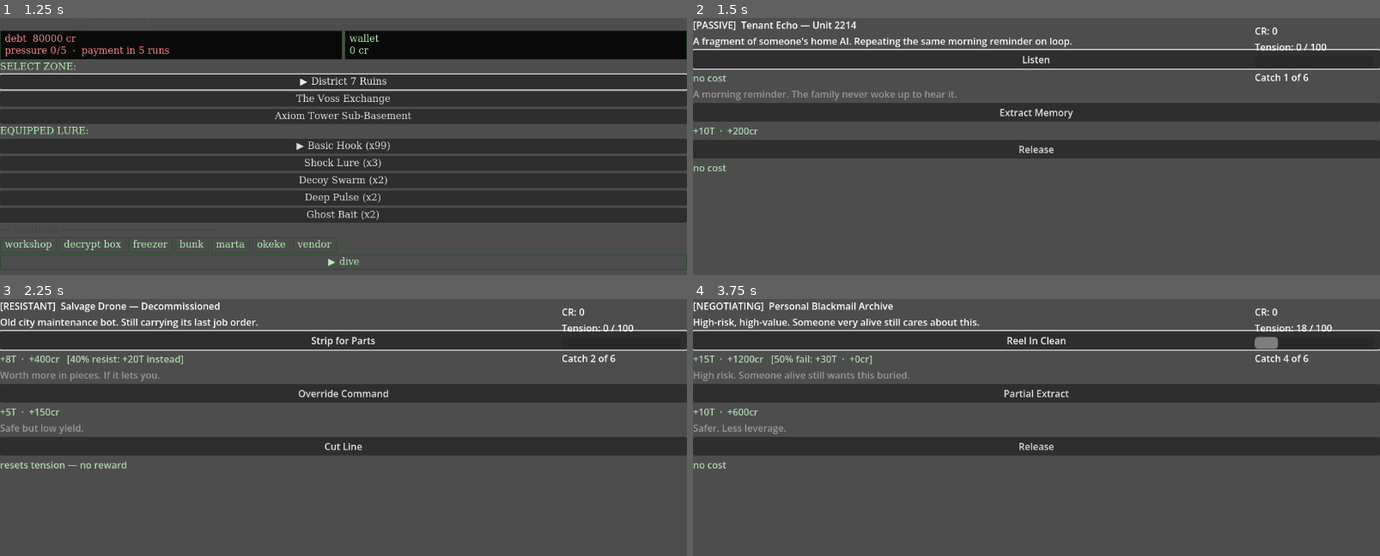
Above: before the commit, frames 1-4 (two rows, left to right).
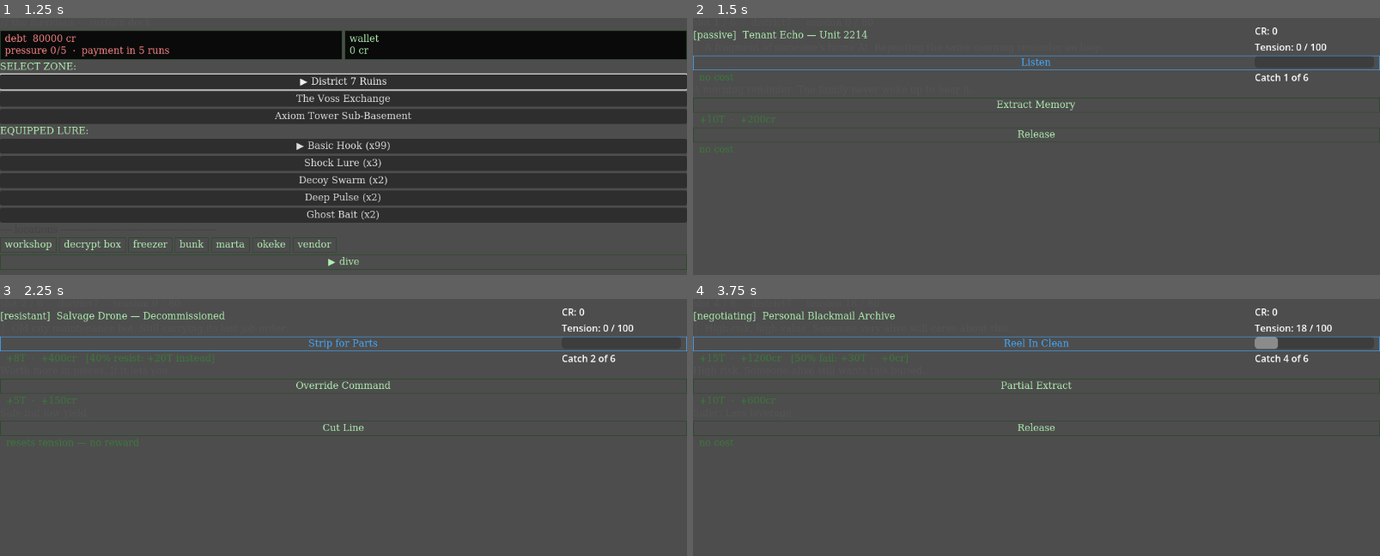
Above: after the commit, the same moments.

Repository: Teeohbee/deadcast
Game: Godot game, scene res://scenes/title_screen/TitleScreen.tscn
Same seed, same stepped clock (60 frames per second), same inputs: the game is played once before the commit and once after it.
Inputs:
- Up to frame 1 (1.25 s): click "NEW GAME" at 0.5 s
- Up to frame 2 (1.5 s): click "▶ dive" at 1.25 s
- Up to frame 3 (2.25 s): click "Listen" at 2 s
- Up to frame 4 (3.75 s): click "Strip for Parts" at 2.75 s; click "Extract Memory" at 3.5 s

Frame 1 is identical in both runs. In frame 2, 24% of the frame differs, in the area x 0-100%, y 1-60%; in frame 3, 25%, in the area x 0-100%, y 1-66%; in frame 4, 25%.

Commit message:
feat: CatchEvent terminal polish — HUD strip, lowercase tags, UIStyle option buttons

Diff:
--- a/scenes/dive_run/CatchEvent.gd
+++ b/scenes/dive_run/CatchEvent.gd
@@ -4,6 +4,7 @@
 
 signal option_selected(index: int)
 
+@onready var hud_label: Label = $VBoxContainer/HUDLabel
 @onready var name_label: Label = $VBoxContainer/NameLabel
 @onready var flavor_label: Label = $VBoxContainer/FlavorLabel
 @onready var options_container: VBoxContainer = $VBoxContainer/OptionsContainer
@@ -15,14 +16,24 @@
 var _pending_narrative_index: int = -1
 
 func _ready() -> void:
+	self.theme = UIStyle.get_theme()
 	continue_button.focus_mode = Control.FOCUS_ALL
+	UIStyle.apply_button(continue_button)
 	continue_button.pressed.connect(_on_continue_pressed)
 
-func populate(catch_data: CatchData) -> void:
+func populate(catch_data: CatchData, slot: int = 0, total_slots: int = 0, tension: int = 0, max_tension: int = 0) -> void:
 	_catch_data = catch_data
+	hud_label.text = "slot %d / %d  ·  %s  ·  tension %d / %d" % [
+		slot, total_slots, GameState.selected_zone, tension, max_tension]
+	UIStyle.apply_label(hud_label, UIStyle.COL_DIM)
+
 	var behavior_tag = _behavior_tag(catch_data.behavior)
 	name_label.text = "%s  %s" % [behavior_tag, catch_data.catch_name]
-	flavor_label.text = catch_data.flavor_text
+	UIStyle.apply_label(name_label, UIStyle.COL_TEXT)
+
+	flavor_label.text = "│  " + catch_data.flavor_text
+	UIStyle.apply_label(flavor_label, UIStyle.COL_DIM)
+
 	for child in options_container.get_children():
 		child.queue_free()
 	for i in catch_data.options.size():
@@ -30,17 +41,18 @@
 		var btn = Button.new()
 		btn.text = option.label
 		btn.focus_mode = Control.FOCUS_ALL
+		UIStyle.apply_button(btn)
 		var idx = i
 		btn.pressed.connect(func() -> void: _on_button_pressed(idx))
 		options_container.add_child(btn)
 		var cost_label = Label.new()
 		cost_label.text = _format_cost(option, catch_data.behavior)
-		cost_label.add_theme_color_override("font_color", Color(0.7, 0.85, 0.7))
+		UIStyle.apply_label(cost_label, UIStyle.COL_COST)
 		options_container.add_child(cost_label)
 		if option.flavor_text != "":
 			var flavor = Label.new()
 			flavor.text = option.flavor_text
-			flavor.add_theme_color_override("font_color", Color(0.6, 0.6, 0.6))
+			UIStyle.apply_label(flavor, UIStyle.COL_DIM)
 			options_container.add_child(flavor)
 	if options_container.get_child_count() > 0:
 		options_container.get_child(0).grab_focus()
@@ -69,15 +81,15 @@
 
 func _behavior_tag(behavior: CatchData.BehaviorType) -> String:
 	match behavior:
-		CatchData.BehaviorType.PASSIVE:     return "[PASSIVE]"
-		CatchData.BehaviorType.RESISTANT:   return "[RESISTANT]"
-		CatchData.BehaviorType.NEGOTIATING: return "[NEGOTIATING]"
-		CatchData.BehaviorType.AGGRESSIVE:  return "[AGGRESSIVE]"
+		CatchData.BehaviorType.PASSIVE:     return "[passive]"
+		CatchData.BehaviorType.RESISTANT:   return "[resistant]"
+		CatchData.BehaviorType.NEGOTIATING: return "[negotiating]"
+		CatchData.BehaviorType.AGGRESSIVE:  return "[aggressive]"
 	return ""
 
 func _format_cost(option: CatchOption, behavior: CatchData.BehaviorType) -> String:
 	if option.cuts_line:
-		return "resets tension — no reward"
+		return "  resets tension — no reward"
 
 	var parts: Array[String] = []
 	if option.tension_delta > 0:
@@ -85,7 +97,7 @@
 	if option.credit_value > 0:
 		parts.append("+%dcr" % option.credit_value)
 
-	var base = "  ·  ".join(parts) if parts.size() > 0 else "no cost"
+	var base = "  " + ("  ·  ".join(parts) if parts.size() > 0 else "no cost")
 
 	match behavior:
 		CatchData.BehaviorType.RESISTANT:
--- a/scenes/dive_run/CatchEvent.tscn
+++ b/scenes/dive_run/CatchEvent.tscn
@@ -14,6 +14,9 @@
 anchors_preset = 15
 anchor_right = 1.0
 anchor_bottom = 1.0
+
+[node name="HUDLabel" type="Label" parent="VBoxContainer"]
+text = ""
 
 [node name="NameLabel" type="Label" parent="VBoxContainer"]
 text = ""
--- a/scenes/dive_run/DiveRun.gd
+++ b/scenes/dive_run/DiveRun.gd
@@ -78,7 +78,7 @@
 	catch_container.add_child(event_ui)
 	event_ui.set_anchors_and_offsets_preset(Control.PRESET_FULL_RECT)
 	_current_event = event_ui
-	event_ui.populate(augmented)
+	event_ui.populate(augmented, _current_slot + 1, _column.size(), int(line_system.tension), line_system.max_tension)
 	event_ui.option_selected.connect(_on_option_selected)
 
 func _inject_shock_option(catch_data: CatchData) -> CatchData:
